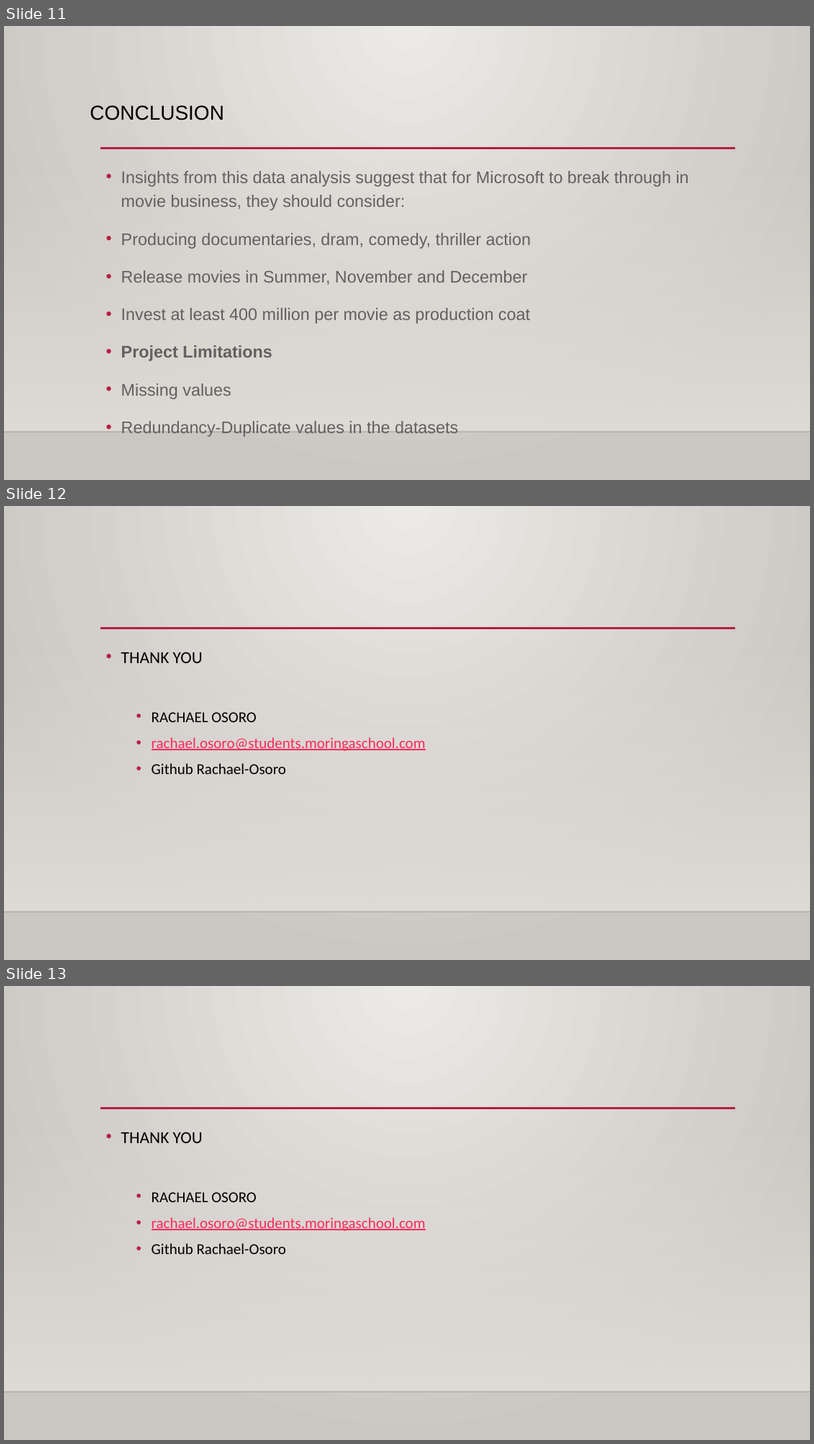
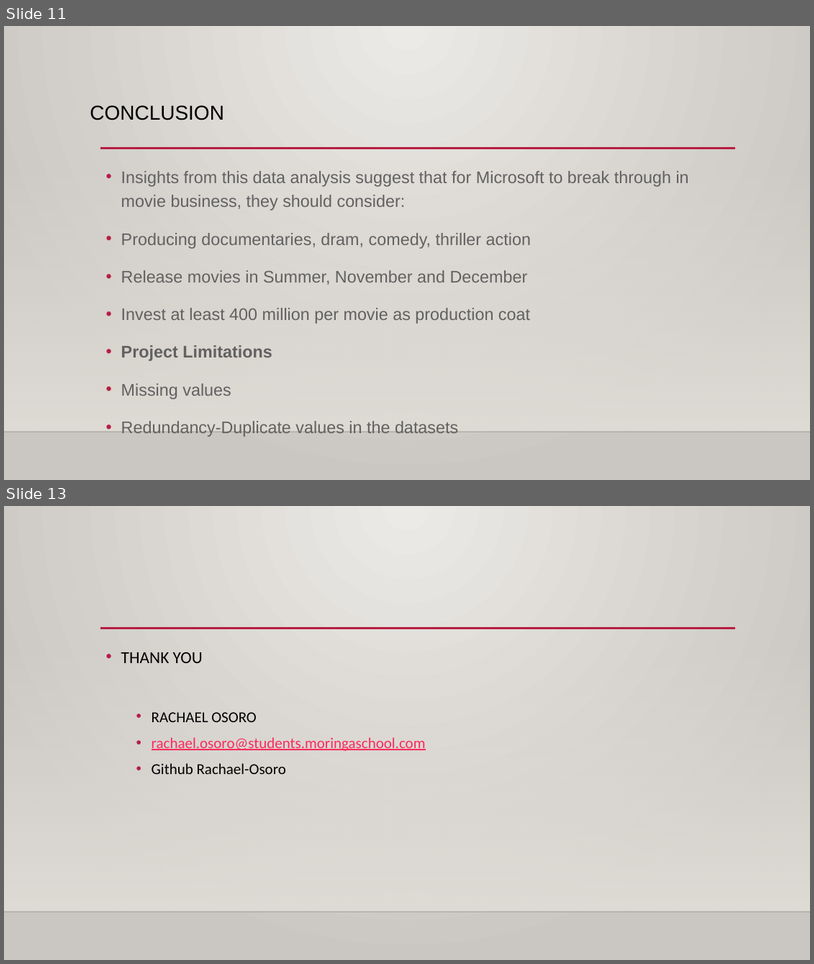
Before and after one commit to Rachael-Osoro/Phase1_Project, a slide deck: Presentation.ppt.pptx. Shown one above the other, each under a label of ours: slides 11, 12 and 13 before the commit, slides 11 and 13 after it; the slides between them are not shown. The pictures are 814x1444 and 814x964 pixels, drawn with LibreOffice and Linux fonts; fonts in the diff are those of the drawing; background and template pictures are left out. Boxes give left, top, right and bottom in pixels: in the first picture for what was removed or moved away, otherwise in the second. Text is boxed around its words. In the diff, an @@ line names an element or a change of style, - is before the commit and + after.

```diff
--- a/Presentation.ppt.pptx
+++ b/Presentation.ppt.pptx
@@ slide 12 removed at [4,506,810,960], background gradient #ECEAE7 to #CAC7C1; not listed: 3 template elements that a slide beside it also shows @@
@@ text removed at [121,652,426,774] @@
-• THANK YOU
-  • RACHAEL OSORO
-  • rachael.osoro@students.moringaschool.com
-  • Github Rachael-Osoro
```
Also in this commit, not shown: 7 slides changed, 2 slides added, 1 other slide removed.
